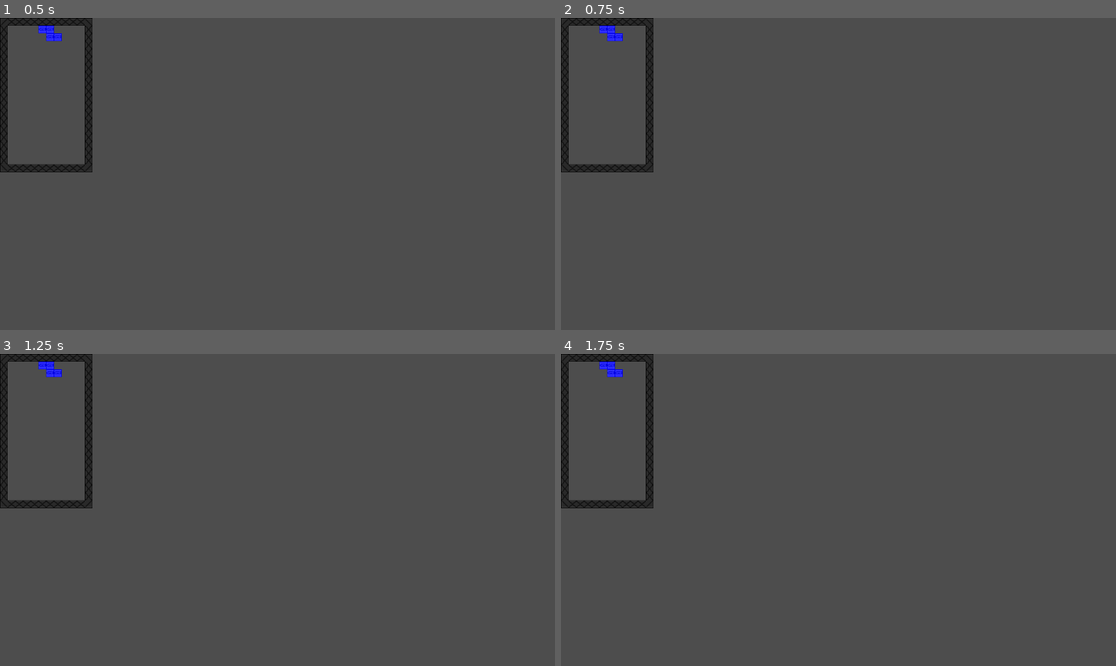
Above: before the commit, frames 1-4 (two rows, left to right).
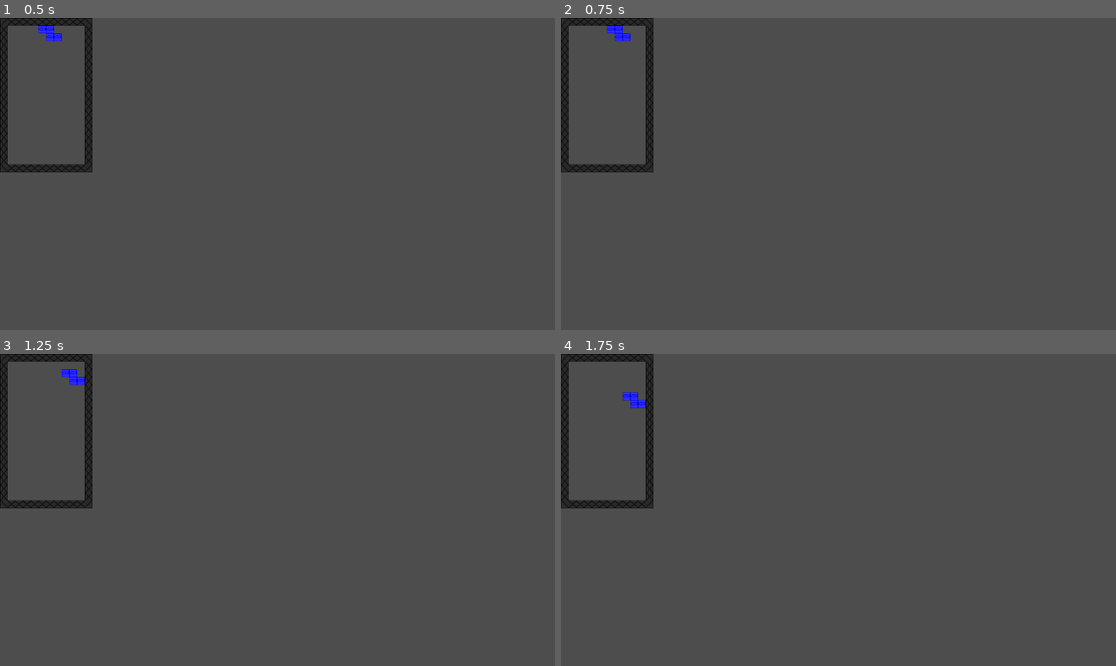
Above: after the commit, the same moments.

Repository: Relaxed-Chowder/octoBlocs
Game: Godot game, scene res://scene/game.tscn
Same seed, same stepped clock (60 frames per second), same inputs: the game is played once before the commit and once after it.
Inputs:
- Up to frame 1 (0.5 s): no input
- Up to frame 2 (0.75 s): tap Enter at 0.5 s; hold Right (ui_right) from 0.53 s (still down)
- Up to frame 3 (1.25 s): keep holding Right (ui_right)
- Up to frame 4 (1.75 s): tap Space at 1.25 s; release Right (ui_right) at 1.28 s; hold Down (ui_down) from 1.28 s (still down)

Frame 1 is identical in both runs. In frame 2, 0.1% of the frame differs, in the area x 6-13%, y 2-8%; in frame 3, 0.3%; in frame 4, 0.3%, in the area x 6-16%, y 2-18%.
Error before the commit: Attempt to call function 'get_cell_source_id' in base 'null instance' on a null instance. (res://scripts/tile_map_layer.gd:168)

Commit message:
finally fixed the boundaries

Diff:
--- a/octo-blocs/scripts/tile_map_layer.gd
+++ b/octo-blocs/scripts/tile_map_layer.gd
@@ -1,13 +1,13 @@
 extends TileMapLayer
 var piece_class = load("res://scripts/piece_class.gd")
-@onready var board_layer = get_node("board")
+@onready var board_layer : TileMapLayer = $/root/game/board
 
 #tetrominoes
 var i_0 := [Vector2i(0, 1), Vector2i(1, 1), Vector2i(2, 1), Vector2i(3, 1)]
 var i_90 := [Vector2i(1, 0), Vector2i(1, 1), Vector2i(1, 2), Vector2i(1, 3)]
 var i_180 := [Vector2i(0, 2), Vector2i(1, 2), Vector2i(2, 2), Vector2i(3, 2)]
 var i_270 := [Vector2i(2, 0), Vector2i(2, 1), Vector2i(2, 2), Vector2i(2, 3)]
-var i := [i_0, i_90, i_180, i_270]
+var I := [i_0, i_90, i_180, i_270]
 
 var t_0 := [Vector2i(1, 0), Vector2i(0, 1), Vector2i(1, 1), Vector2i(2, 1)]
 var t_90 := [Vector2i(1, 0), Vector2i(0, 1), Vector2i(1, 1), Vector2i(1, 2)]
@@ -40,9 +40,9 @@
 var j_90 := [Vector2i(1, 0), Vector2i(1, 1), Vector2i(0, 2), Vector2i(1, 2)]
 var j_180 := [Vector2i(0, 1), Vector2i(1, 1), Vector2i(2, 1), Vector2i(2, 2)]
 var j_270 := [Vector2i(1, 0), Vector2i(2, 0), Vector2i(1, 1), Vector2i(1, 2)]
-var j := [j_0, j_90, j_180, j_270]
+var J := [j_0, j_90, j_180, j_270]
 
-var tetrominoes := [i, t, o, z, s, l, j]
+var tetrominoes := [I, t, o, z, s, l, J]
 
 #colors
 var r := Vector2i(1,0)
@@ -81,6 +81,7 @@
 
 # Called when the node enters the scene tree for the first time.
 func _ready():
+	print(get_children())
 	new_game()
 
 func new_game():
@@ -165,4 +166,4 @@
 	return canMove
 
 func is_free(pos):
-	return board_layer.get_cell_source_id(pos) == null
+	return board_layer.get_cell_tile_data(pos) == null
